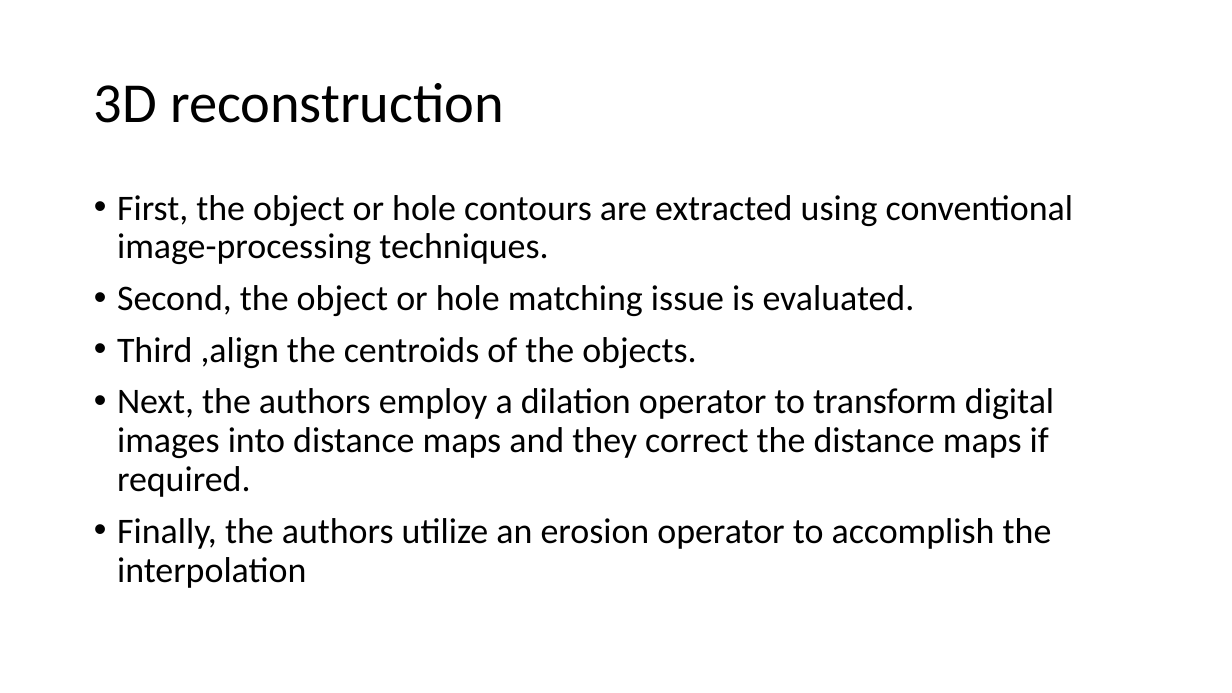
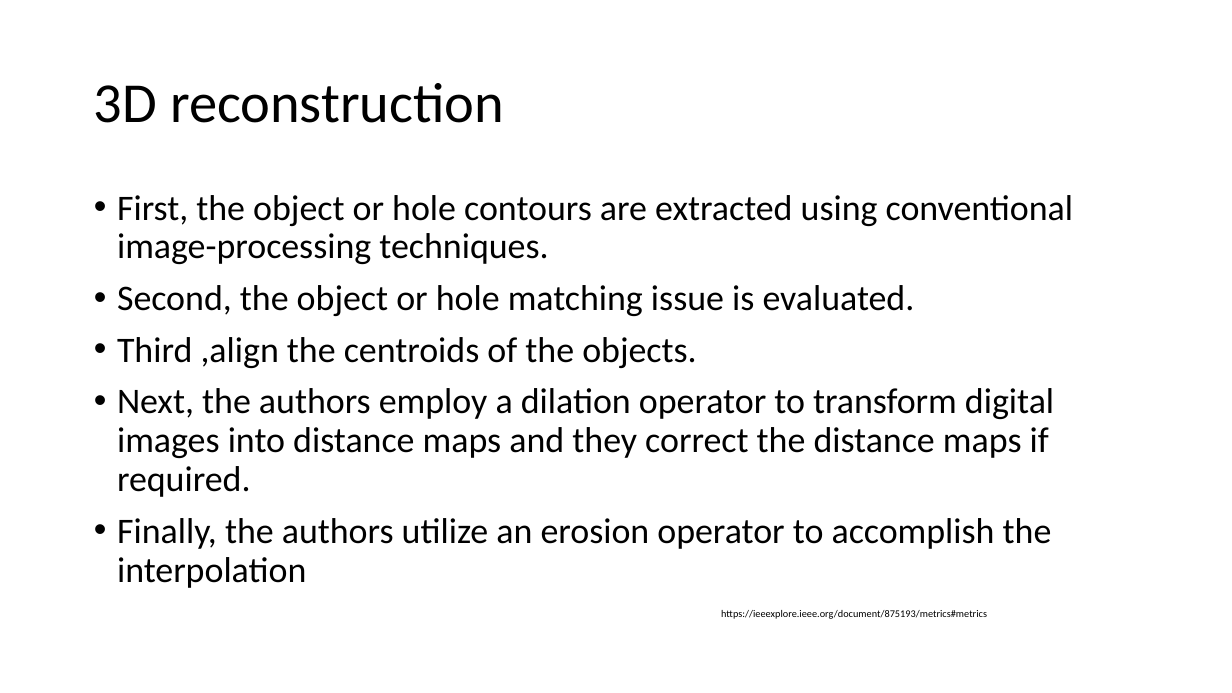
Before and after one commit to autotntfan/BIP, a slide deck: slide 14 of The insight toolkit image registration framework.pptx (slide 15 before the commit). Drawn at 1232x693 pixels with LibreOffice and Linux fonts; fonts in the diff are those of the drawing. Boxes give left, top, right and bottom in pixels: in the first picture for what was removed or moved away, otherwise in the second. Text is boxed around its words. In the diff, an @@ line names an element or a change of style, - is before the commit and + after.

```diff
--- a/The insight toolkit image registration framework.pptx
+++ b/The insight toolkit image registration framework.pptx
@@ text added at box(721, 610, 987, 619), 8 pt, text #000000 @@
+https://ieeexplore.ieee.org/document/875193/metrics#metrics
```
Also in this commit, not shown: 17 other slides changed, 1 slide added, 2 slides removed.
